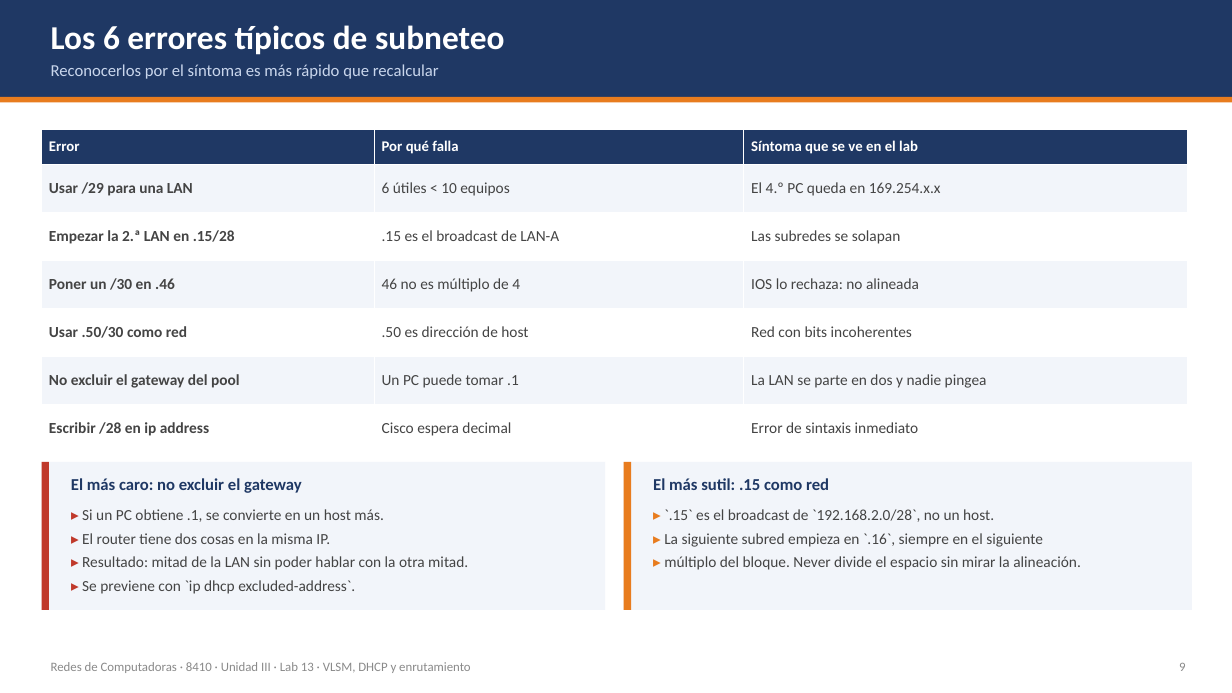
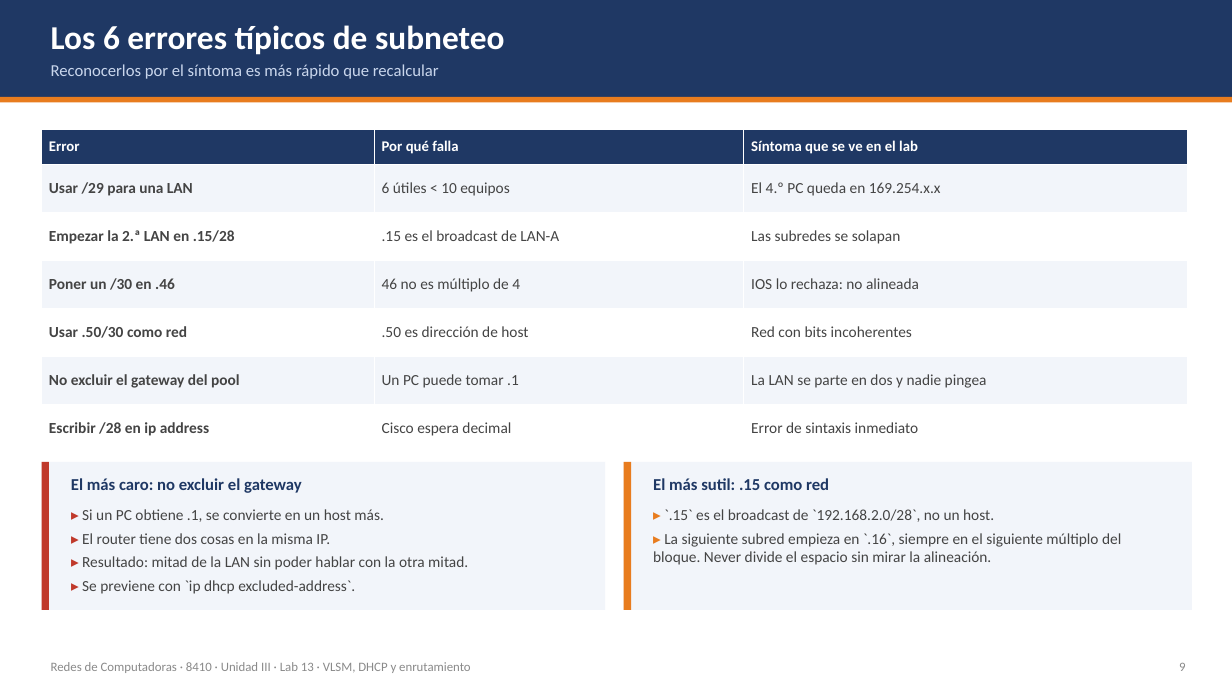
Before and after one commit to isaca0315/laboratorio-vlan-dhcp, a slide deck: slide 11 of Teoria-Lab-VLSM-DHCP.pptx. Drawn at 1232x693 pixels with LibreOffice and Linux fonts; fonts in the diff are those of the drawing. Boxes give left, top, right and bottom in pixels: in the first picture for what was removed or moved away, otherwise in the second. Text is boxed around its words. In the diff, an @@ line names an element or a change of style, - is before the commit and + after.

```diff
--- a/Teoria-Lab-VLSM-DHCP.pptx
+++ b/Teoria-Lab-VLSM-DHCP.pptx
@@ text at [653, 533, 1121, 565]: text changed @@
-▸ La siguiente subred empieza en `.16`, siempre en el siguiente
-▸ múltiplo del bloque. Never divide el espacio sin mirar la alineación.
+▸ La siguiente subred empieza en `.16`, siempre en el siguiente múltiplo del bloque. Never divide el espacio sin mirar la alineación.
```
Also in this commit, not shown: 11 other slides changed, 7 other files.
